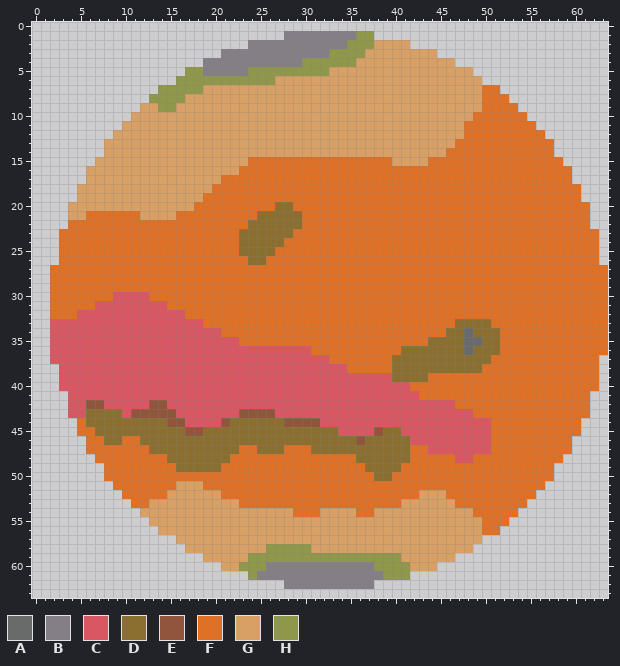
Pixel-art file -- Aseprite/mars.ase. Above: the version before the commit.
64x64 pixels, 1 frame.
Palette (. is transparent): A #696a6a  B #847e87  C #d95763  D #8a6f30  E #8f563b  F #df7126  G #d9a066  H #8f974a
After:
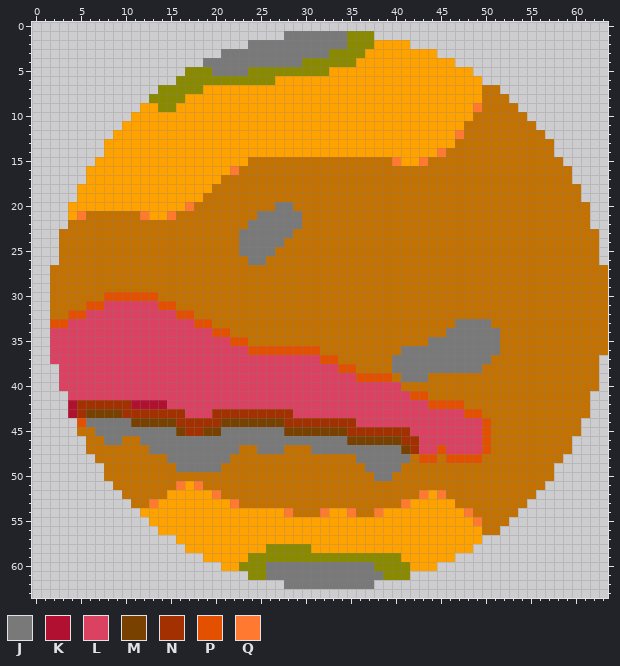
Colours new in this view: J #797979  K #b21030  L #db4161  M #794100  N #a23000  P #e35100  Q #ff7930
Diff:
@@ palette @@
-F #df7126
+F #c37100
-G #d9a066
+G #ffa200
-H #8f974a
+H #8a8a00
@@ x 17..37 @@
  0 .....................
- 1 ...........BBBBBBBBHH
- 2 .......BBBBBBBBBBBHHH
- 3 ....BBBBBBBBBBBBHHHHG
- 4 ..BBBBBBBBBBBHHHHHHGG
- 5 HHBBBBBHHHHHHHHHGGGGG
+ 1 ...........JJJJJJJHHH
+ 2 .......JJJJJJJJJJJHHH
+ 3 ....JJJJJJJJJJJJHHHHG
+ 4 ..JJJJJJJJJJJHHHHHHGG
+ 5 HHHJJJJHHHHHHHHHGGGGG
  6 HHHHHHHHHHGGGGGGGGGGG
@@ x 20..51 @@
  8 GGGGGGGGGGGGGGGGGGGGGGGGGGGGGGFF
- 9 GGGGGGGGGGGGGGGGGGGGGGGGGGGGGGFF
+ 9 GGGGGGGGGGGGGGGGGGGGGGGGGGGGGQFF
 10 GGGGGGGGGGGGGGGGGGGGGGGGGGGGGFFF
 11 GGGGGGGGGGGGGGGGGGGGGGGGGGGGFFFF
-12 GGGGGGGGGGGGGGGGGGGGGGGGGGGGFFFF
+12 GGGGGGGGGGGGGGGGGGGGGGGGGGGQFFFF
 13 GGGGGGGGGGGGGGGGGGGGGGGGGGGFFFFF
-14 GGGGGGGGGGGGGGGGGGGGGGGGGGFFFFFF
-15 GGGGFFFFFFFFFFFFFFFFGGGGFFFFFFFF
-16 GGGFFFFFFFFFFFFFFFFFFFFFFFFFFFFF
+14 GGGGGGGGGGGGGGGGGGGGGGGGGQFFFFFF
+15 GGGGFFFFFFFFFFFFFFFFQGGQFFFFFFFF
+16 GGQFFFFFFFFFFFFFFFFFFFFFFFFFFFFF
 17 GFFFFFFFFFFFFFFFFFFFFFFFFFFFFFFF
@@ x 3..31 @@
 19 ..GGGGGGGGGGGGGGFFFFFFFFFFFFF
-20 .GGGGGGGGGGGGGGFFFFFFFFFDDFFF
-21 .GGFFFFFFGGGGFFFFFFFFFDDDDDFF
-22 .FFFFFFFFFFFFFFFFFFFFDDDDDDFF
-23 FFFFFFFFFFFFFFFFFFFFDDDDDDFFF
-24 FFFFFFFFFFFFFFFFFFFFDDDDDFFFF
-25 FFFFFFFFFFFFFFFFFFFFDDDDFFFFF
-26 FFFFFFFFFFFFFFFFFFFFFDDFFFFFF
+20 .GGGGGGGGGGGGGQFFFFFFFFFJJFFF
+21 .GQFFFFFFQGGQFFFFFFFFFJJJJJFF
+22 .FFFFFFFFFFFFFFFFFFFFJJJJJJFF
+23 FFFFFFFFFFFFFFFFFFFFJJJJJJFFF
+24 FFFFFFFFFFFFFFFFFFFFJJJJJFFFF
+25 FFFFFFFFFFFFFFFFFFFFJJJJFFFFF
+26 FFFFFFFFFFFFFFFFFFFFFJJFFFFFF
 27 FFFFFFFFFFFFFFFFFFFFFFFFFFFFF
@@ x 0..63 @@
 29 ..FFFFFFFFFFFFFFFFFFFFFFFFFFFFFFFFFFFFFFFFFFFFFFFFFFFFFFFFFFFFFF
-30 ..FFFFFFFCCCCFFFFFFFFFFFFFFFFFFFFFFFFFFFFFFFFFFFFFFFFFFFFFFFFFFF
-31 ..FFFFFCCCCCCCCFFFFFFFFFFFFFFFFFFFFFFFFFFFFFFFFFFFFFFFFFFFFFFFFF
-32 ..FFFCCCCCCCCCCCCFFFFFFFFFFFFFFFFFFFFFFFFFFFFFFFFFFFFFFFFFFFFFFF
-33 ..CCCCCCCCCCCCCCCCCFFFFFFFFFFFFFFFFFFFFFFFFFFFFDDDDFFFFFFFFFFFFF
-34 ..CCCCCCCCCCCCCCCCCCCFFFFFFFFFFFFFFFFFFFFFFFFFDDADDDFFFFFFFFFFFF
-35 ..CCCCCCCCCCCCCCCCCCCCCFFFFFFFFFFFFFFFFFFFFFDDDDAADDFFFFFFFFFFFF
-36 ..CCCCCCCCCCCCCCCCCCCCCCCCCCCCCFFFFFFFFFFDDDDDDDADDDFFFFFFFFFFFF
-37 ..CCCCCCCCCCCCCCCCCCCCCCCCCCCCCCCFFFFFFFDDDDDDDDDDDFFFFFFFFFFFF.
-38 ...CCCCCCCCCCCCCCCCCCCCCCCCCCCCCCCCFFFFFDDDDDDDDDDFFFFFFFFFFFFF.
-39 ...CCCCCCCCCCCCCCCCCCCCCCCCCCCCCCCCCCCCCDDDDFFFFFFFFFFFFFFFFFFF.
-40 ...CCCCCCCCCCCCCCCCCCCCCCCCCCCCCCCCCCCCCCCFFFFFFFFFFFFFFFFFFFFF.
-41 ....CCCCCCCCCCCCCCCCCCCCCCCCCCCCCCCCCCCCCCCFFFFFFFFFFFFFFFFFFF..
-42 ....CCEECCCCCEECCCCCCCCCCCCCCCCCCCCCCCCCCCCCCCCFFFFFFFFFFFFFFF..
-43 ....CCDDDDCEEEEECCCCCCCEEEECCCCCCCCCCCCCCCCCCCCCCFFFFFFFFFFFFF..
-44 .....FDDDDDDDDDEECCCCEDDDDDDEEEECCCCCCCCCCCCCCCCCCCFFFFFFFFFF...
-45 .....FFDDDDDDDDDDEEDDDDDDDDDDDDDDDCCCCEDDCCCCCCCCCCFFFFFFFFFF...
-46 ......FFDDFFDDDDDDDDDDDDDDDDDDDDDDDDEDDDDDCCCCCCCCCFFFFFFFFF....
-47 ......FFFFFFFDDDDDDDDDDFFDDDFFFDDDDDDDDDDDFFCCCCCCCFFFFFFFFF....
-48 .......FFFFFFFFDDDDDDDFFFFFFFFFFFFFFDDDDDDFFFFFCCFFFFFFFFFF.....
-49 ........FFFFFFFFDDDDDFFFFFFFFFFFFFFFFDDDDFFFFFFFFFFFFFFFFF......
-50 ........FFFFFFFFFFFFFFFFFFFFFFFFFFFFFFDDFFFFFFFFFFFFFFFFFF......
-51 .........FFFFFFFGGGFFFFFFFFFFFFFFFFFFFFFFFFFFFFFFFFFFFFFF.......
-52 ..........FFFFFGGGGGGFFFFFFFFFFFFFFFFFFFFFFGGGFFFFFFFFFF........
-53 ...........FFGGGGGGGGGGFFFFFFFFFFFFFFFFFFGGGGGGFFFFFFFF.........
-54 ............GGGGGGGGGGGGGGGGGFFFGGGGFFGGGGGGGGGGGFFFFF..........
-55 .............GGGGGGGGGGGGGGGGGGGGGGGGGGGGGGGGGGGGGFFF...........
+30 ..FFFFFFPPPPPPFFFFFFFFFFFFFFFFFFFFFFFFFFFFFFFFFFFFFFFFFFFFFFFFFF
+31 ..FFFFPPLLLLLLPPFFFFFFFFFFFFFFFFFFFFFFFFFFFFFFFFFFFFFFFFFFFFFFFF
+32 ..FFPPLLLLLLLLLLPPFFFFFFFFFFFFFFFFFFFFFFFFFFFFFFFFFFFFFFFFFFFFFF
+33 ..PPLLLLLLLLLLLLLLPPFFFFFFFFFFFFFFFFFFFFFFFFFFFJJJJFFFFFFFFFFFFF
+34 ..LLLLLLLLLLLLLLLLLLPPFFFFFFFFFFFFFFFFFFFFFFFFJJJJJJFFFFFFFFFFFF
+35 ..LLLLLLLLLLLLLLLLLLLLPPFFFFFFFFFFFFFFFFFFFFJJJJJJJJFFFFFFFFFFFF
+36 ..LLLLLLLLLLLLLLLLLLLLLLPPPPPPPPFFFFFFFFFJJJJJJJJJJJFFFFFFFFFFFF
+37 ..LLLLLLLLLLLLLLLLLLLLLLLLLLLLLLPPFFFFFFJJJJJJJJJJJFFFFFFFFFFFF.
+38 ...LLLLLLLLLLLLLLLLLLLLLLLLLLLLLLLPPFFFFJJJJJJJJJJFFFFFFFFFFFFF.
+39 ...LLLLLLLLLLLLLLLLLLLLLLLLLLLLLLLLLPPPPFJJJFFFFFFFFFFFFFFFFFFF.
+40 ...LLLLLLLLLLLLLLLLLLLLLLLLLLLLLLLLLLLLLLFFFFFFFFFFFFFFFFFFFFFF.
+41 ....LLLLLLLLLLLLLLLLLLLLLLLLLLLLLLLLLLLLLLPPFFFFFFFFFFFFFFFFFF..
+42 ....KNNNNNNKKKKLLLLLLLLLLLLLLLLLLLLLLLLLLLLLPPPPFFFFFFFFFFFFFF..
+43 ....KNMMMMNNNNNNNLLLNNNNNNNNNLLLLLLLLLLLLLLLLLLLPPFFFFFFFFFFFF..
+44 .....PJJJJJMMMMMNNNNNMMMMMMMNNNNNNNNLLLLLLLLLLLLLLPFFFFFFFFFF...
+45 .....FFJJJJJJJJJMNNMMJJJJJJJMMMMMMMNNNNNNNLLLLLLLLPFFFFFFFFFF...
+46 ......FFJJFFJJJJJJJJJJJJJJJJJJJJJJJMMMMMMNNLLLLLLLPFFFFFFFFF....
+47 ......FFFFFFFJJJJJJJJJJFFJJJFFFJJJJJJJJJJMNLLPLLLLPFFFFFFFFF....
+48 .......FFFFFFFFJJJJJJJFFFFFFFFFFFFFFJJJJJJFPPFPPPPFFFFFFFFF.....
+49 ........FFFFFFFFJJJJJFFFFFFFFFFFFFFFFJJJJFFFFFFFFFFFFFFFFF......
+50 ........FFFFFFFFFFFFFFFFFFFFFFFFFFFFFFJJFFFFFFFFFFFFFFFFFF......
+51 .........FFFFFFFQGQFFFFFFFFFFFFFFFFFFFFFFFFFFFFFFFFFFFFFF.......
+52 ..........FFFFFGGGGGQFFFFFFFFFFFFFFFFFFFFFFQGQFFFFFFFFFF........
+53 ...........FFQGGGGGGGGQFFFFFFFFFFFFFFFFFFQGGGGGFFFFFFFF.........
+54 ............GGGGGGGGGGGGGGGGQFFFQGGQFFQGGGGGGGGGQFFFFF..........
+55 .............GGGGGGGGGGGGGGGGGGGGGGGGGGGGGGGGGGGGQFFF...........
 56 ..............GGGGGGGGGGGGGGGGGGGGGGGGGGGGGGGGGGGGFF............
@@ x 23..40 @@
 59 GHHHHHHHHHHHHHHHHH
-60 HHHBBBBBBBBBBBBHHH
-61 .HBBBBBBBBBBBBBBHH
-62 .....BBBBBBBBBB...
+60 HHHJJJJJJJJJJJJHHH
+61 .HHJJJJJJJJJJJJJHH
+62 .....JJJJJJJJJJ...
 63 ..................
Where, in picture pixels (left, top, right, bottom), the same in both pictures:
changed: (50, 31, 608, 589)
